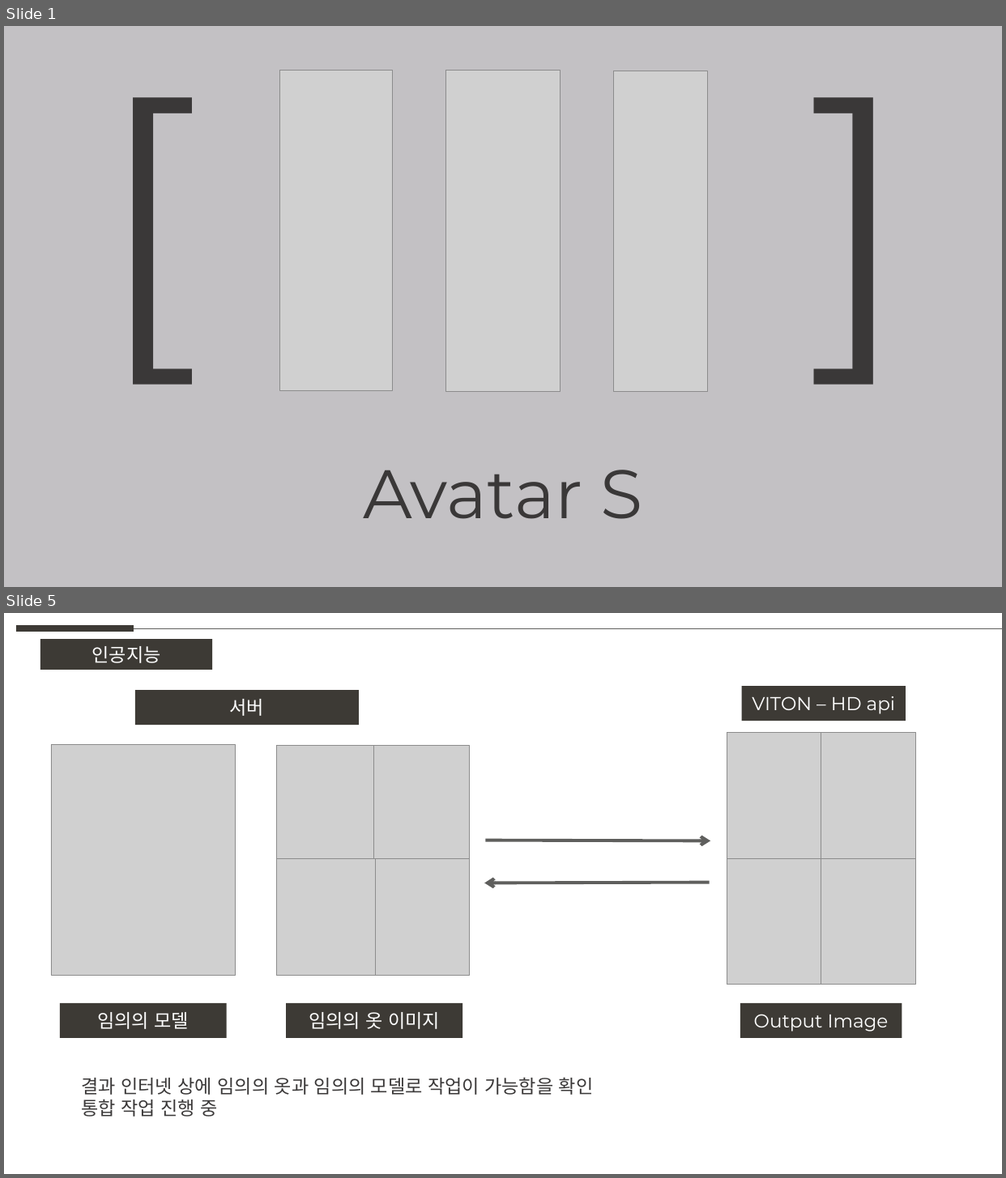
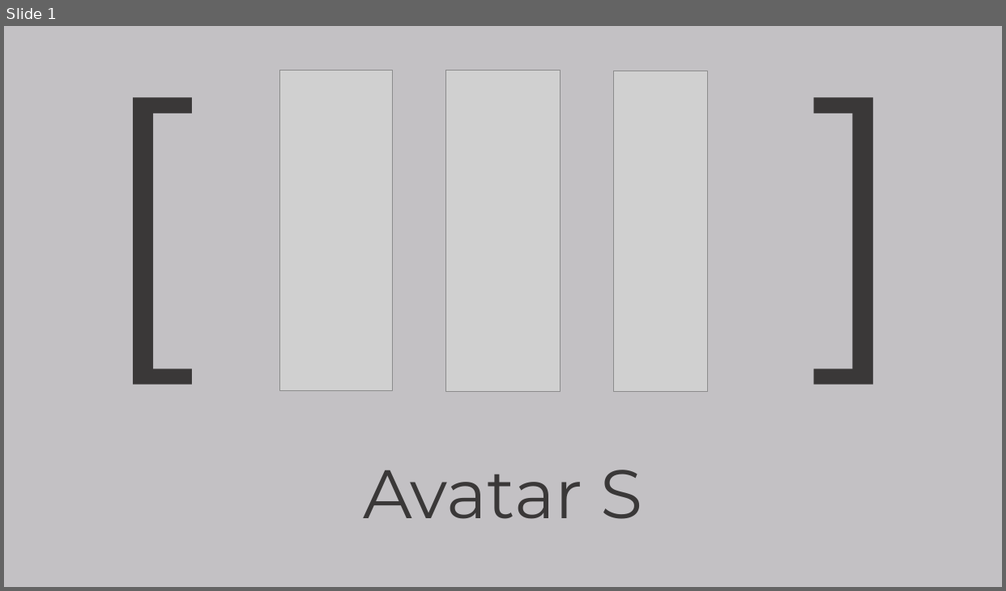
Before and after one commit to weaknessHero/Project_AvatarS, a slide deck: 발표자료/업데이트/LJHPPT.pptx. Shown one above the other, each under a label of ours: slides 1 and 5 before the commit, slide 1 after it; the slides between them are not shown. The pictures are 1006x1178 and 1006x591 pixels, drawn with LibreOffice and Linux fonts; fonts in the diff are those of the drawing; grey boxes stand for pictures. Boxes give left, top, right and bottom in pixels: in the first picture for what was removed or moved away, otherwise in the second. Text is boxed around its words. In the diff, an @@ line names an element or a change of style, - is before the commit and + after.

Commit message:
인공지능 연동 관련

```diff
--- a/발표자료/업데이트/LJHPPT.pptx
+++ b/발표자료/업데이트/LJHPPT.pptx
@@ slide 5 removed at <box>4,613,1002,1174</box>, background #FFFFFF @@
@@ line removed from (17, 628) to (134, 628) @@
@@ line removed from (134, 628) to (1002, 628) @@
@@ rectangle removed at <box>40,639,213,670</box> @@
-인공지능
@@ rectangle removed at <box>135,690,359,726</box> @@
-서버
@@ rectangle removed at <box>742,687,906,722</box> @@
-VITON – HD api
@@ picture removed at <box>727,733,821,858</box> @@
@@ picture removed at <box>821,733,916,858</box> @@
@@ picture removed at <box>51,745,236,975</box> @@
@@ picture removed at <box>276,746,375,862</box> @@
@@ picture removed at <box>374,746,470,858</box> @@
@@ arrow removed from (485, 841) to (710, 841) @@
@@ picture removed at <box>276,858,375,975</box> @@
@@ picture removed at <box>374,858,470,975</box> @@
@@ picture removed at <box>727,858,821,984</box> @@
@@ picture removed at <box>821,858,916,984</box> @@
@@ arrow removed from (710, 883) to (484, 884) @@
@@ rectangle removed at <box>59,1003,226,1039</box> @@
-임의의 모델
@@ rectangle removed at <box>286,1003,463,1039</box> @@
-임의의 옷 이미지
@@ rectangle removed at <box>740,1003,902,1039</box> @@
-Output Image
@@ text removed at <box>81,1077,594,1117</box> @@
-결과 인터넷 상에 임의의 옷과 임의의 모델로 작업이 가능함을 확인
-통합 작업 진행 중
```
Also in this commit, not shown: 1 slide changed, 2 other slides removed.
